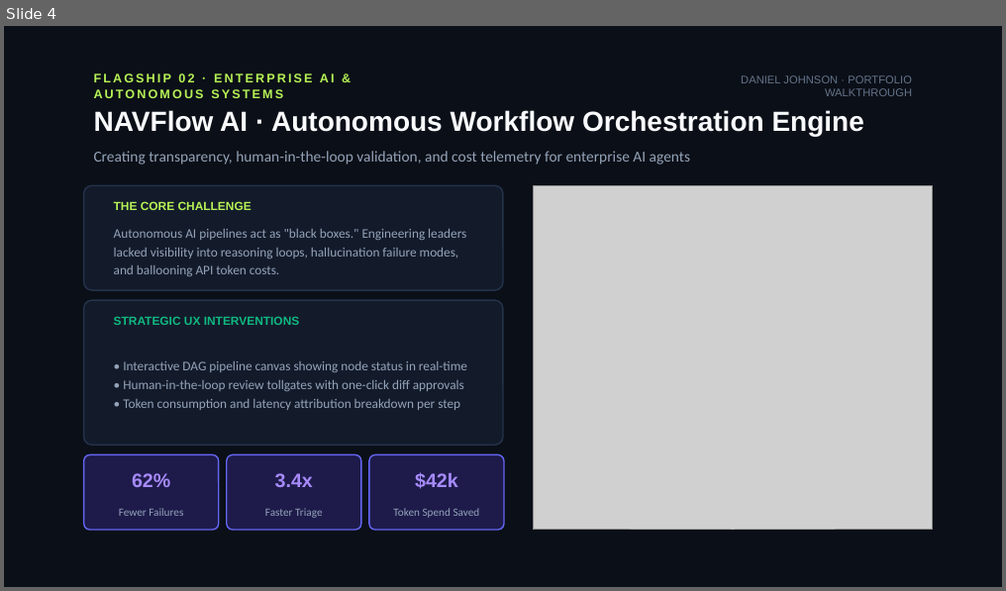
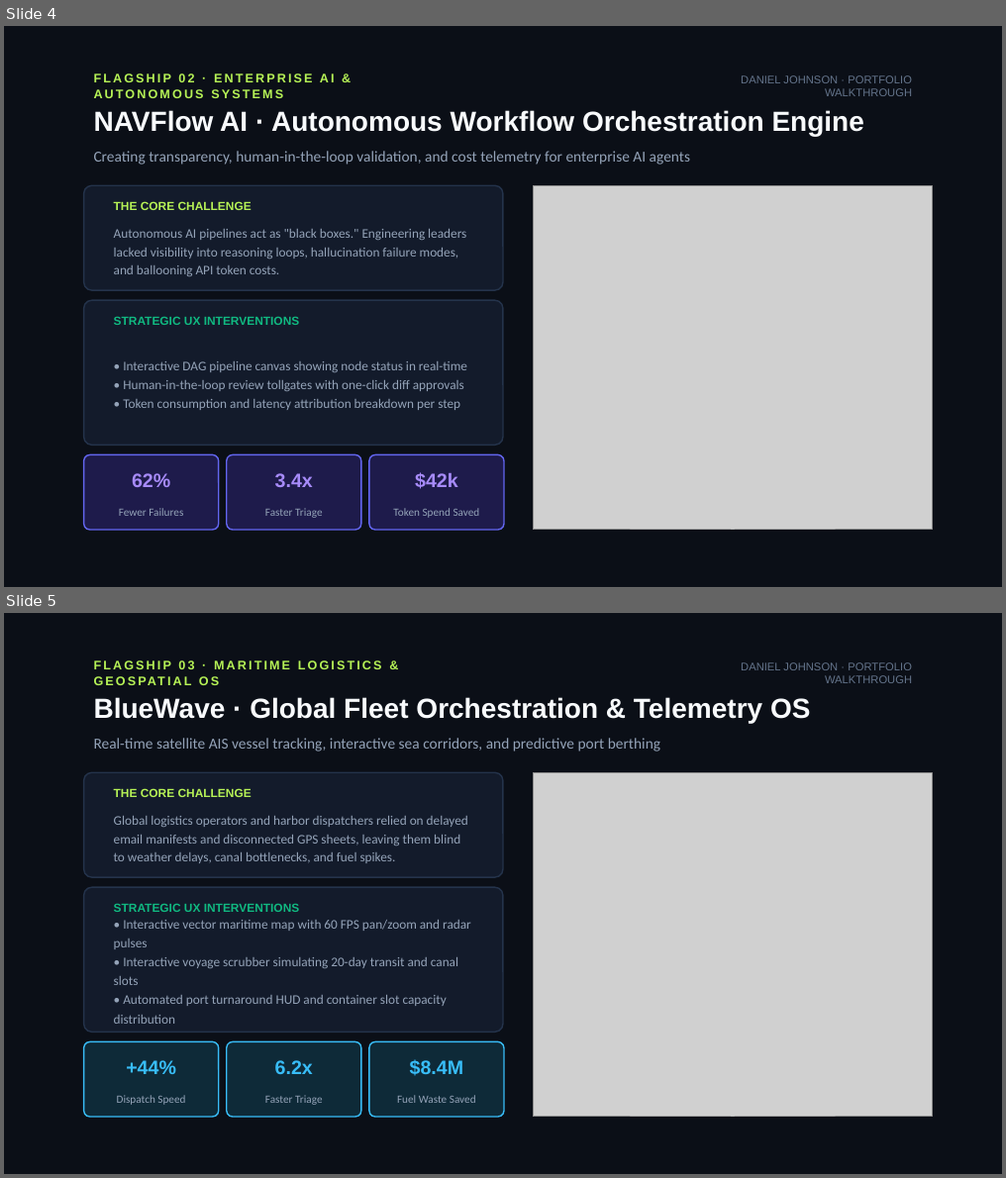
Before and after one commit to shizzleone/daniel-portfolio, a slide deck: public/assets/Daniel_Johnson_Featured_Work_Walkthrough.pptx. Shown one above the other, each under a label of ours: slide 4 before the commit, slides 4 and 5 after it. The pictures are 1006x591 and 1006x1178 pixels, drawn with LibreOffice and Linux fonts; fonts in the diff are those of the drawing; grey boxes stand for pictures. Boxes give left, top, right and bottom in pixels: in the first picture for what was removed or moved away, otherwise in the second. Text is boxed around its words. In the diff, an @@ line names an element or a change of style, - is before the commit and + after.

Commit message:
Add BlueWave SaaS case study and interactive live maritime fleet map prototype

```diff
--- a/public/assets/Daniel_Johnson_Featured_Work_Walkthrough.pptx
+++ b/public/assets/Daniel_Johnson_Featured_Work_Walkthrough.pptx
@@ slide 5 added at box(4, 613, 1002, 1174), background #0B0F17 @@
@@ text added at box(94, 661, 382, 669), 9 pt, text #B6F256, bold @@
+FLAGSHIP 03 · MARITIME LOGISTICS & GEOSPATIAL OS
@@ text added at box(741, 663, 912, 683), 8 pt, text #64748B @@
+DANIEL JOHNSON · PORTFOLIO WALKTHROUGH
@@ text added at box(94, 697, 810, 723), 20 pt, text #F8FAFC, bold @@
+BlueWave · Global Fleet Orchestration & Telemetry OS
@@ text added at box(94, 738, 660, 752), 11 pt, text #94A3B8 @@
+Real-time satellite AIS vessel tracking, interactive sea corridors, and predictive port berthing
@@ rounded rectangle added at box(84, 772, 503, 877), fill #131B2B, outline #24334B 1 pt @@
@@ text added at box(114, 788, 252, 797), 8.5 pt, text #B6F256, bold @@
+THE CORE CHALLENGE
@@ picture added at box(533, 772, 932, 1117) @@
@@ text added at box(114, 816, 468, 863), 9.5 pt, text #94A3B8 @@
+Global logistics operators and harbor dispatchers relied on delayed email manifests and disconnected GPS sheets, leaving them blind to weather delays, canal bottlenecks, and fuel spikes.
@@ rounded rectangle added at box(84, 887, 503, 1032), fill #131B2B, outline #24334B 1 pt @@
@@ text added at box(114, 904, 299, 912), 8.5 pt, text #10B981, bold @@
+STRATEGIC UX INTERVENTIONS
@@ text added at box(114, 920, 471, 1024), 9.5 pt, text #94A3B8 @@
+• Interactive vector maritime map with 60 FPS pan/zoom and radar pulses
+• Interactive voyage scrubber simulating 20-day transit and canal slots
+• Automated port turnaround HUD and container slot capacity distribution
@@ rounded rectangle added at box(84, 1042, 219, 1117), fill #0E2A38, outline #38BDF8 1 pt @@
@@ rounded rectangle added at box(227, 1042, 361, 1117), fill #0E2A38, outline #38BDF8 1 pt @@
@@ rounded rectangle added at box(369, 1042, 504, 1117), fill #0E2A38, outline #38BDF8 1 pt @@
@@ text added at box(126, 1060, 176, 1074), 14 pt, text #38BDF8, bold @@
++44%
@@ text added at box(275, 1060, 313, 1074), 14 pt, text #38BDF8, bold @@
+6.2x
@@ text added at box(410, 1059, 463, 1076), 14 pt, text #38BDF8, bold @@
+$8.4M
@@ text added at box(117, 1095, 185, 1105), 8 pt, text #94A3B8 @@
+Dispatch Speed
@@ text added at box(265, 1095, 322, 1105), 8 pt, text #94A3B8 @@
+Faster Triage
@@ text added at box(397, 1095, 476, 1103), 8 pt, text #94A3B8 @@
+Fuel Waste Saved
```
Also in this commit, not shown: 1 slide changed, 11 other files.
